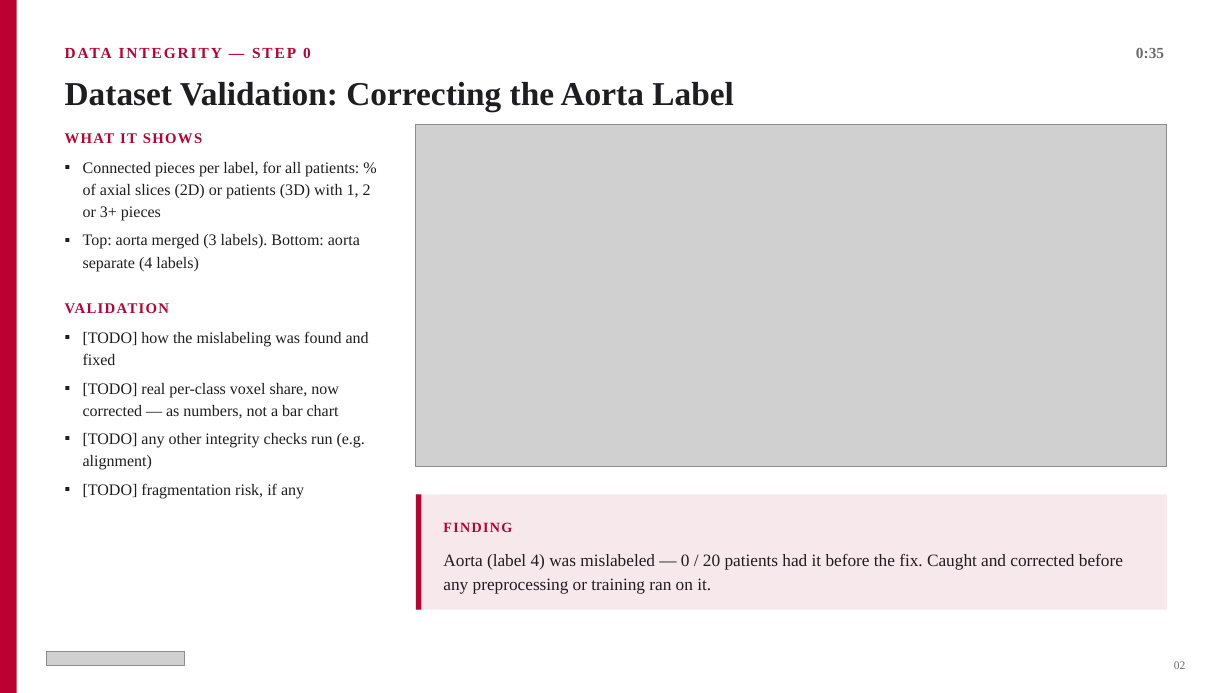
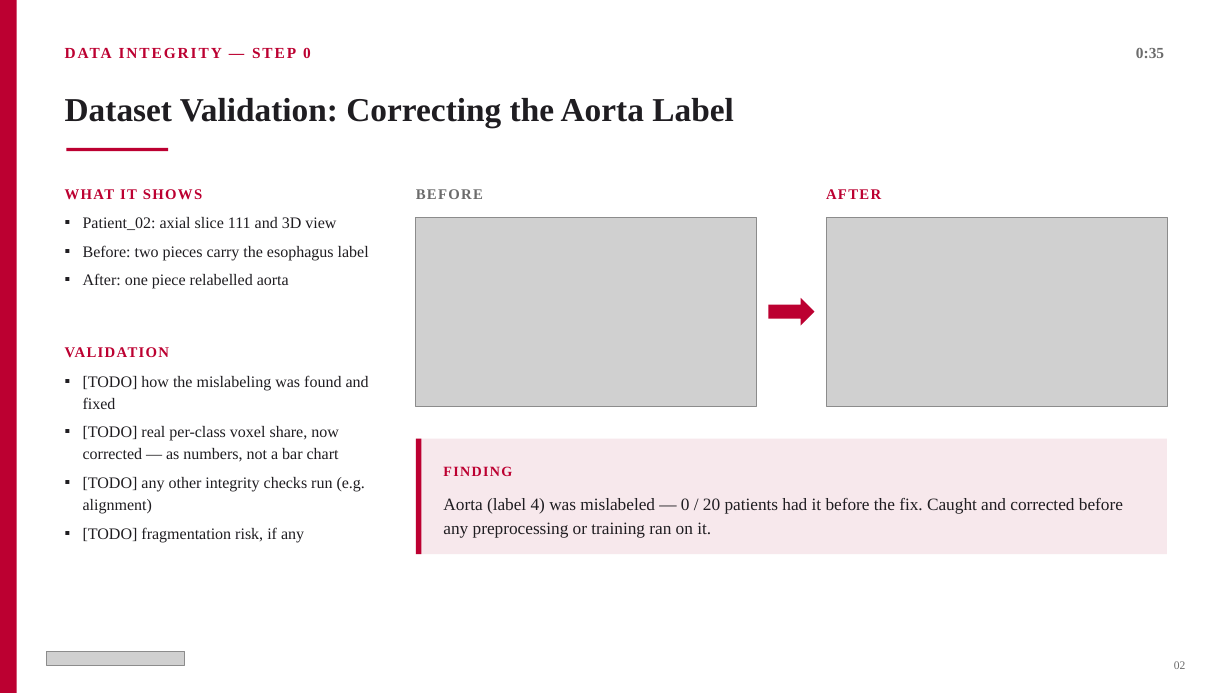
Before and after one commit to HKervadec/ai4mi_project, a slide deck: slide 3 of deck/midproject_outline.pptx. Drawn at 1232x693 pixels with LibreOffice and Linux fonts; fonts in the diff are those of the drawing; grey boxes stand for pictures. Boxes give left, top, right and bottom in pixels: in the first picture for what was removed or moved away, otherwise in the second. Text is boxed around its words. In the diff, an @@ line names an element or a change of style, - is before the commit and + after.

Commit message:
Update mid-project deck: label-correction before/after, 2D/3D examples on clinical slide, takeaway box

```diff
--- a/deck/midproject_outline.pptx
+++ b/deck/midproject_outline.pptx
@@ text "Dataset Validation: Correcting the Aorta ...": place and size @@
-text "Dataset Validation: Correcting the Aorta ..." at bbox=[65, 82, 733, 112]
+text "Dataset Validation: Correcting the Aorta ..." at bbox=[65, 98, 733, 128]
@@ rectangle added at bbox=[67, 148, 168, 152], fill #BC0031 @@
@@ picture removed at bbox=[416, 125, 1167, 467] @@
@@ text removed at bbox=[83, 161, 371, 272] @@
-▪ Connected pieces per label, for all patients: % of axial slices (2D) or patients (3D) with 1, 2 or 3+ pieces
-▪ Top: aorta merged (3 labels). Bottom: aorta separate (4 labels)
@@ text "WHAT IT SHOWS": place and size @@
-text "WHAT IT SHOWS" at bbox=[65, 133, 202, 144]
+text "WHAT IT SHOWS" at bbox=[65, 189, 202, 200]
@@ text added at bbox=[416, 189, 483, 199], 11.5 pt, text #6B6B6B, bold @@
+BEFORE
@@ text added at bbox=[826, 189, 881, 199], 11.5 pt, text #BC0031, bold @@
+AFTER
@@ text added at bbox=[83, 217, 369, 289], 12.5 pt, text #1F1D21 @@
+▪ Patient_02: axial slice 111 and 3D view
+▪ Before: two pieces carry the esophagus label
+▪ After: one piece relabelled aorta
@@ picture added at bbox=[416, 217, 757, 407] @@
@@ picture added at bbox=[826, 217, 1167, 407] @@
@@ right arrow added at bbox=[768, 298, 814, 325], fill #BC0031 @@
@@ text "VALIDATION": place and size @@
-text "VALIDATION" at bbox=[65, 303, 169, 313]
+text "VALIDATION" at bbox=[65, 347, 169, 357]
@@ text "[TODO] how the mislabeling was ...": place and size @@
-text "[TODO] how the mislabeling was ..." at bbox=[83, 331, 369, 499]
+text "[TODO] how the mislabeling was ..." at bbox=[83, 375, 369, 543]
@@ 2 texts, 2 rectangles: place and size @@
-2 texts, 2 rectangles at bbox=[416, 494, 1167, 610]
+2 texts, 2 rectangles at bbox=[416, 439, 1167, 555]
```
Also in this commit, not shown: 1 other slide changed.
